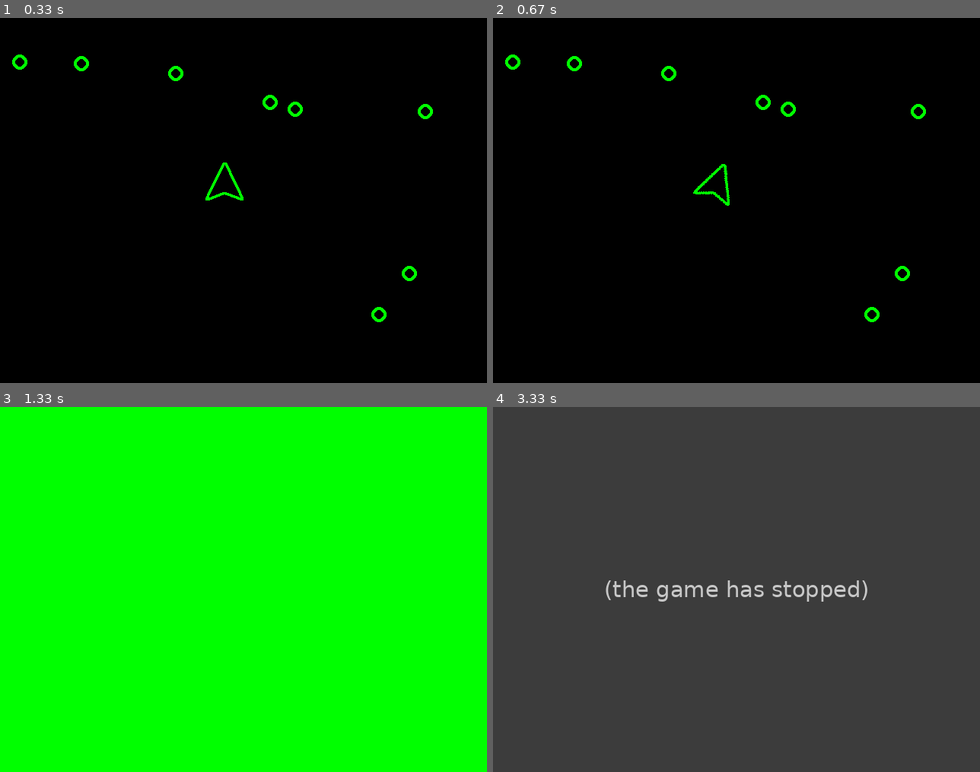
Above: before the commit, frames 1-4 (two rows, left to right).
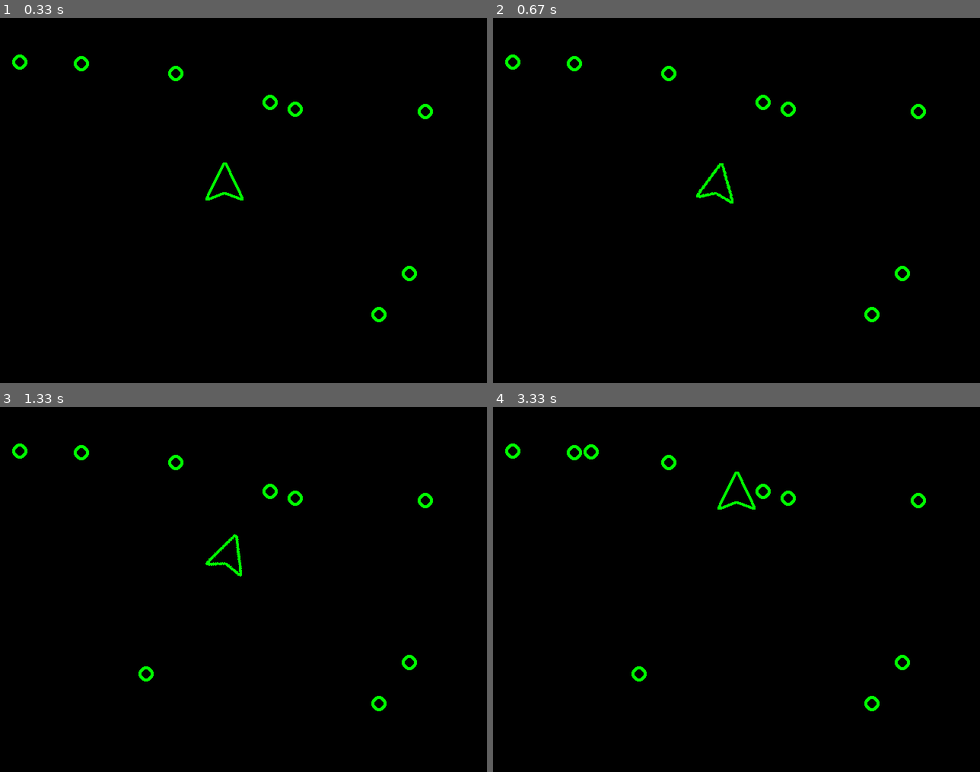
Above: after the commit, the same moments.

Repository: kosmogen/pygame_asteroids
Game: pygame game, started from asteroids.py
Two runs of this game, one before a commit and one after it. Both use one fixed random seed, a clock stepped at 60 frames per second and the inputs below.
Inputs:
- Up to frame 1 (0.33 s): no input
- Up to frame 2 (0.67 s): hold Right from 0.33 s (still down)
- Up to frame 3 (1.33 s): release Right at 0.8 s; hold Up 0.83-1.13 s; hold Right from 1.17 s (still down)
- Up to frame 4 (3.33 s): release Right at 1.63 s; hold Left 1.67-2.2 s; hold Down 2.23-2.53 s; hold Left 2.57-2.97 s; hold Up from 3 s (still down)

Frame 1 is identical in both runs. In frame 2, 0.2% of the frame differs, in the area x 41-50%, y 39-52%; in frame 3, 99%; in frame 4, 100%, in the area x 0-100%, y 0-100%.
Before the commit the program exited at 3.32 s; later frames show no game.

Commit message:
Refactored main game file to drive with state machine

Diff:
--- a/asteroids.py
+++ b/asteroids.py
@@ -11,22 +11,17 @@
 class AsteroidsGame:
     """Contains all the variables and methods for running the main game loop."""
     def __init__(self):
-        self.FPS = 60
+        self.FPS = 30
         self.WINDOW_RES = (640, 480)
         self.BG_COLOR = (0, 0, 0) # RGB for black
         self.MIN_SPAWN_DIST = 50 # Minimum distance from ship for asteroids to spawn (in pixels)
+        self.CURRENT_STATE = 'start_game'
 
         pygame.init()
         self.FramePerSec = pygame.time.Clock()
         self.DISPLAYSURF = pygame.display.set_mode(self.WINDOW_RES)
-
-    def death_screen(self):
-        """Renders the death screen when a player collides with an asteroid."""
-        self.DISPLAYSURF.fill((0, 255, 0))
-        pygame.display.update()
-        time.sleep(2)
-        pygame.quit()
-        sys.exit()
+        pygame.display.set_caption('Asteroids')
+        self.TITLE_FONT = pygame.font.SysFont('FreeMono', 20, bold=True)
 
     def random_offset_from_ship(self):
         x_offset = randint(self.MIN_SPAWN_DIST, self.WINDOW_RES[0]/2 - self.MIN_SPAWN_DIST)
@@ -36,14 +31,50 @@
 
         return (x_offset, y_offset)
 
-    def game_loop(self):
-        """Main game loop."""
+    def tick(self) -> bool:
+        """Processes one round of updates and drawing for existing sprites.
+
+        Returns:
+            True if a collision occurs between the player ship and any asteroids, otherwise False.
+        """
+        # Handle quit event so players aren't trapped forever
+        for event in pygame.event.get():
+            if event.type == QUIT:
+                pygame.quit()
+                sys.exit()
+
+        # Update sprites
+        self.player_ship.update()
+        for asteroid in self.asteroids:
+            asteroid.update()
+        for emitter in self.asteroid_emitters:
+            emitter.update()
+
+        # Draw sprites
+        self.DISPLAYSURF.fill(self.BG_COLOR)
+        self.player_ship.draw(self.DISPLAYSURF)
+        for asteroid in self.asteroids:
+            asteroid.draw(self.DISPLAYSURF)
+
+        pygame.display.update()
+        self.FramePerSec.tick(self.FPS)
+
+        # Detect collision between player and any asteroids
+        if pygame.sprite.spritecollideany(self.player_ship, self.asteroids, pygame.sprite.collide_mask):
+            return True
+
+        return False
+
+    #region Game States
+    def start_game(self) -> str:
+        """Resets the game field and draws the initial game back at level 1."""
         # fixed sprites
         self.player_ship = Ship(*self.WINDOW_RES)
         self.player_ship.update()
 
         # Initial asteroids
         self.asteroids = pygame.sprite.Group()
+        self.asteroid_emitters = []
 
         for _ in range(0, 8):
             aster_x, aster_y = self.random_offset_from_ship()
@@ -51,34 +82,43 @@
             asteroid = Asteroid(aster_x, aster_y)
             self.asteroids.add(asteroid)
 
-        # Asteroid emitter
+        # Initial asteroid emitter
         emitter = AsteroidEmitter(*self.WINDOW_RES, self.asteroids, self.random_offset_from_ship)
+        self.asteroid_emitters.append(emitter)
 
-        # main loop
+        return 'level_1'
+
+    def level_1(self) -> str:
+        """Animates the first difficulty level of the game."""
+
+        hit_asteroid = False
+
+        while not hit_asteroid:
+            hit_asteroid = self.tick()
+
+        return 'death_screen'
+
+    def death_screen(self) -> str:
+        """Renders the death screen when a player collides with an asteroid."""
+        self.DISPLAYSURF.fill((0, 255, 0))
+        pygame.display.update()
+        text = self.TITLE_FONT.render('Game Over', True, (0, 0, 0))
+        textRect = text.get_rect().center = (0, 0)
+        self.DISPLAYSURF.blit(text, textRect)
+
+        return 'wait'
+
+    def wait(self) -> str:
+        """Do nothing state."""
+        return 'wait'
+    #endregion
+
+    def game_loop(self):
+        """Main game loop."""
         while True:
-            for event in pygame.event.get():
-                if event.type == QUIT:
-                    pygame.quit()
-                    sys.exit()
+            current_func = getattr(self, str(self.CURRENT_STATE))
+            self.CURRENT_STATE = current_func()
 
-            # Update sprites
-            emitter.update()
-            self.player_ship.update()
-            for asteroid in self.asteroids:
-                asteroid.update()
-
-            # Draw sprites
-            self.DISPLAYSURF.fill(self.BG_COLOR)
-            self.player_ship.draw(self.DISPLAYSURF)
-            for asteroid in self.asteroids:
-                asteroid.draw(self.DISPLAYSURF)
-
-            # Detect collision between player and any asteroids
-            if pygame.sprite.spritecollideany(self.player_ship, self.asteroids, pygame.sprite.collide_mask):
-                self.death_screen()
-
-            pygame.display.update()
-            self.FramePerSec.tick(self.FPS)
 
 if __name__ == '__main__':
     game = AsteroidsGame()
Not shown, changed: Pipfile
Not shown, changed: Pipfile.lock
